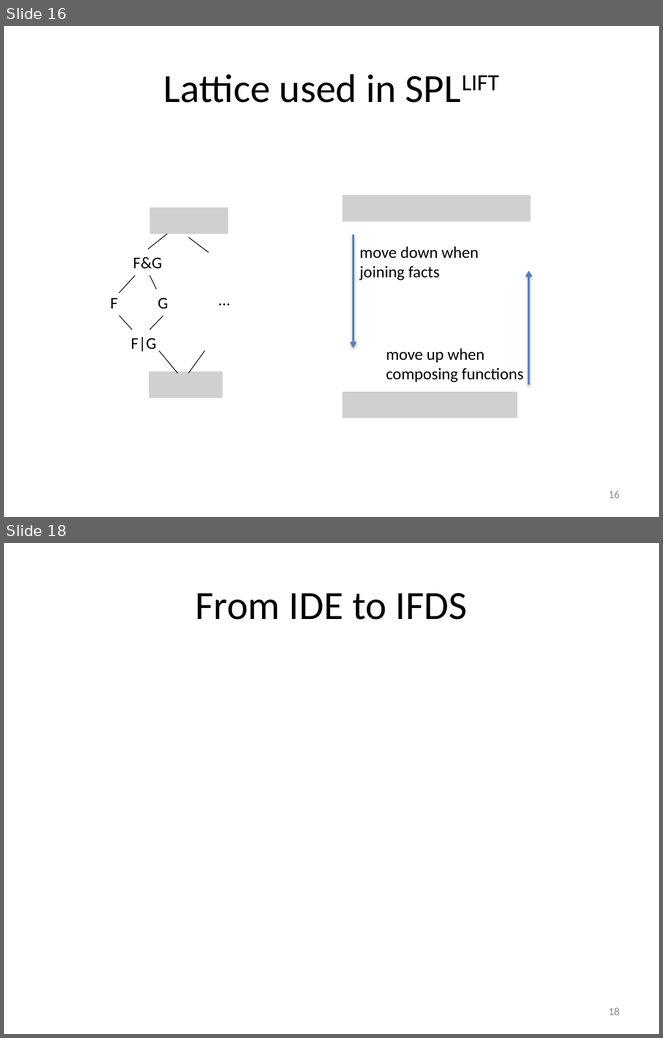
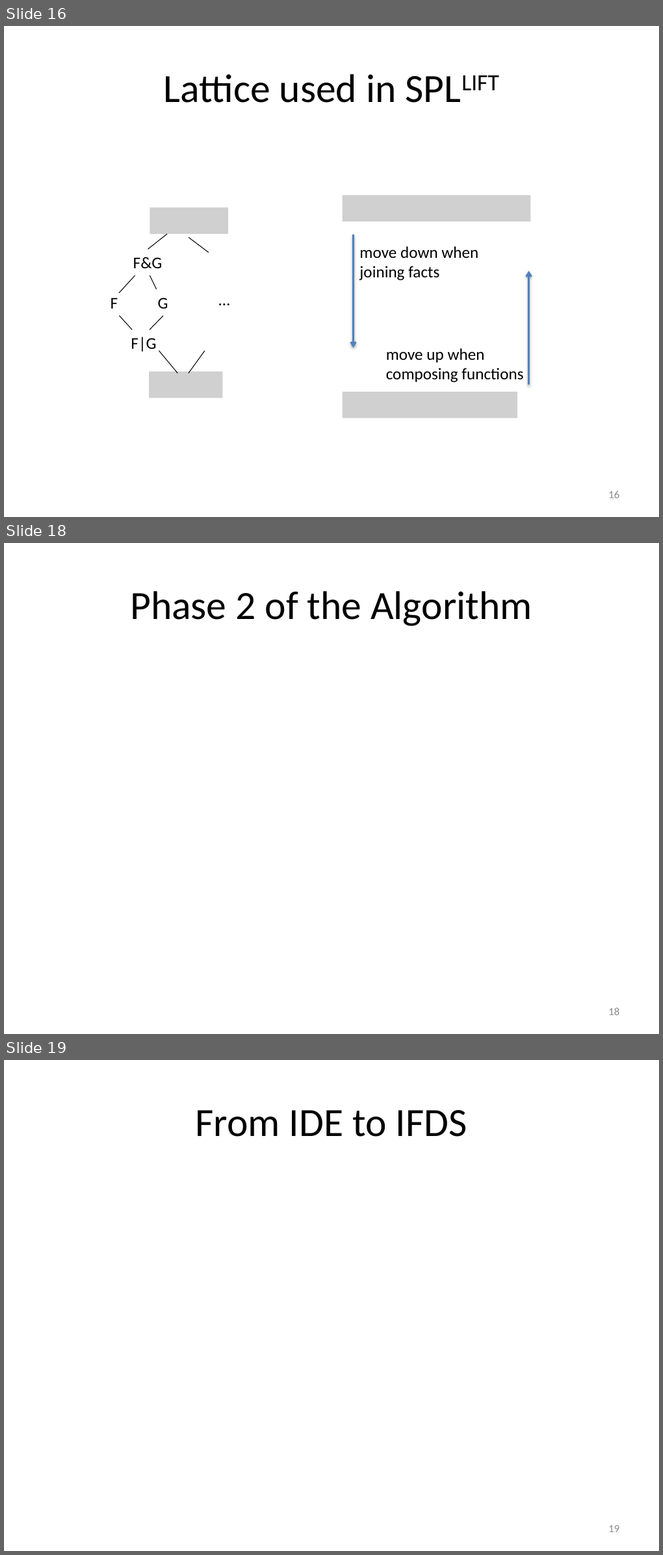
Before and after one commit to stg-tud/apsa, a slide deck: 2016/lecture/APSA-09-CFLRP-IDE.pptx. Shown one above the other, each under a label of ours: slides 16 and 18 before the commit, slides 16, 18 and 19 after it; the slides between them are not shown. The pictures are 663x1038 and 663x1555 pixels, drawn with LibreOffice and Linux fonts; fonts in the diff are those of the drawing; grey boxes stand for pictures. Boxes give left, top, right and bottom in pixels: in the first picture for what was removed or moved away, otherwise in the second. Text is boxed around its words. In the diff, an @@ line names an element or a change of style, - is before the commit and + after.

Commit message:
slides for phase 2 of IDE

```diff
--- a/2016/lecture/APSA-09-CFLRP-IDE.pptx
+++ b/2016/lecture/APSA-09-CFLRP-IDE.pptx
@@ slide 18 added at bbox=[4, 543, 659, 1034], background #FFFFFF @@
@@ title added at bbox=[130, 591, 532, 626], 44 pt, text #000000 @@
+Phase 2 of the Algorithm
@@ page number added at bbox=[608, 1008, 620, 1016], 12 pt, text #8C8C8C @@
+18
@@ what was slide 18 is now slide 19 @@
@@ page number at bbox=[608, 1525, 620, 1533]: text changed @@
-18
+19
```
Also in this commit, not shown: 1 slide changed, 1 other file.
